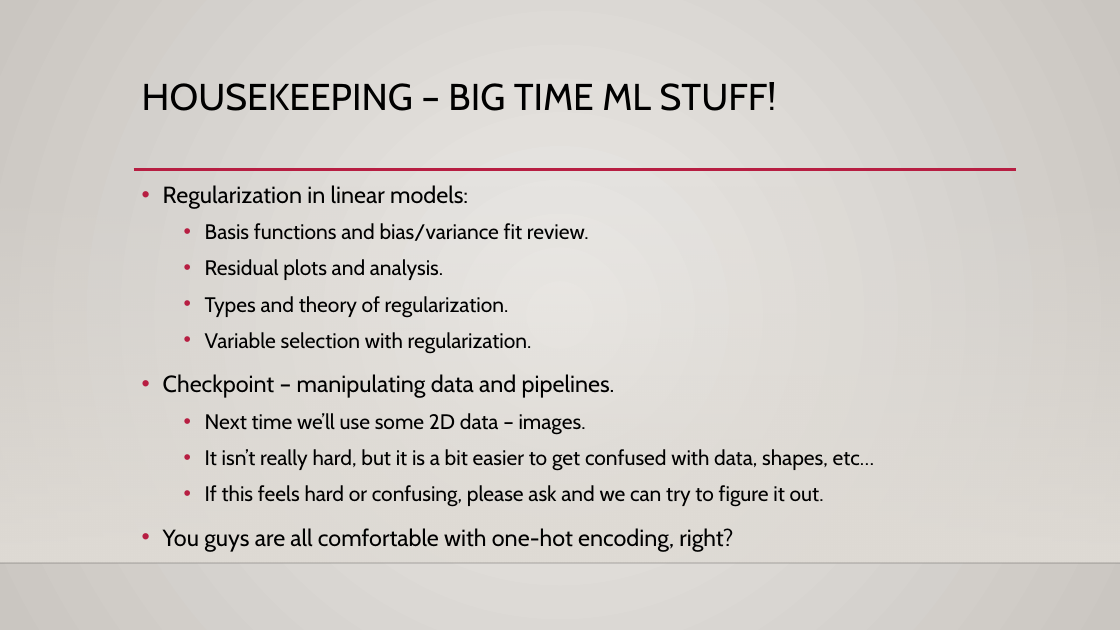
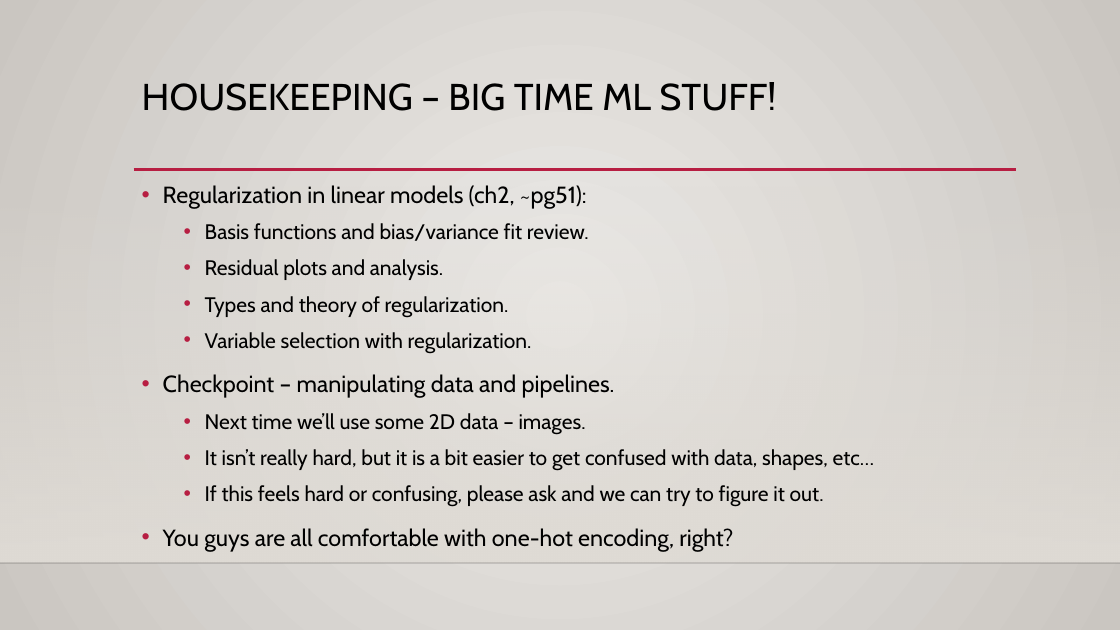
Before and after one commit to glennybarnes/Intro_to_Machine_Learning_Students, a slide deck: slide 10 of reference_content/Slides/007_Basis_and_Regularization.pptx. Drawn at 1120x630 pixels with LibreOffice and Linux fonts; fonts in the diff are those of the drawing; background and template pictures are left out. Boxes give left, top, right and bottom in pixels: in the first picture for what was removed or moved away, otherwise in the second. Text is boxed around its words. In the diff, an @@ line names an element or a change of style, - is before the commit and + after.

```diff
--- a/reference_content/Slides/007_Basis_and_Regularization.pptx
+++ b/reference_content/Slides/007_Basis_and_Regularization.pptx
@@ text at (163, 185, 587, 209): text changed @@
-• Regularization in linear models:
+• Regularization in linear models (ch2, ~pg51):
```
Also in this commit, not shown: 10 other slides changed, 1 slide added, 1 other file.
